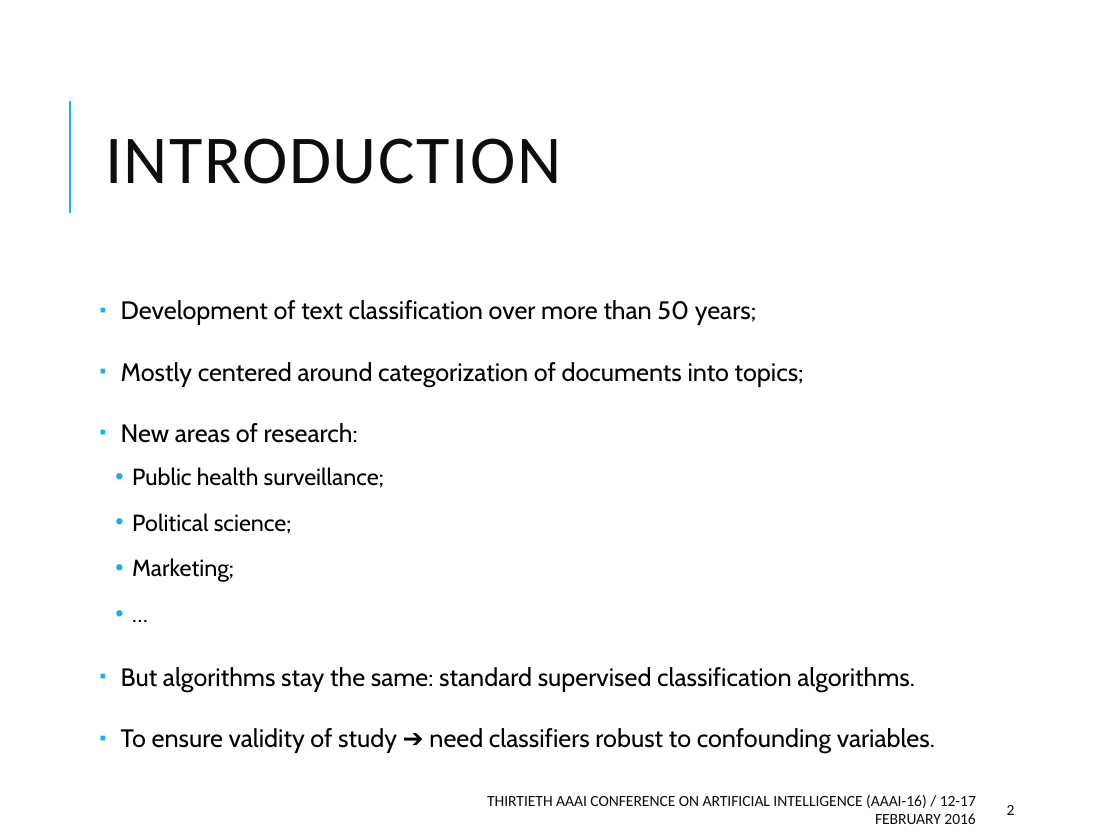
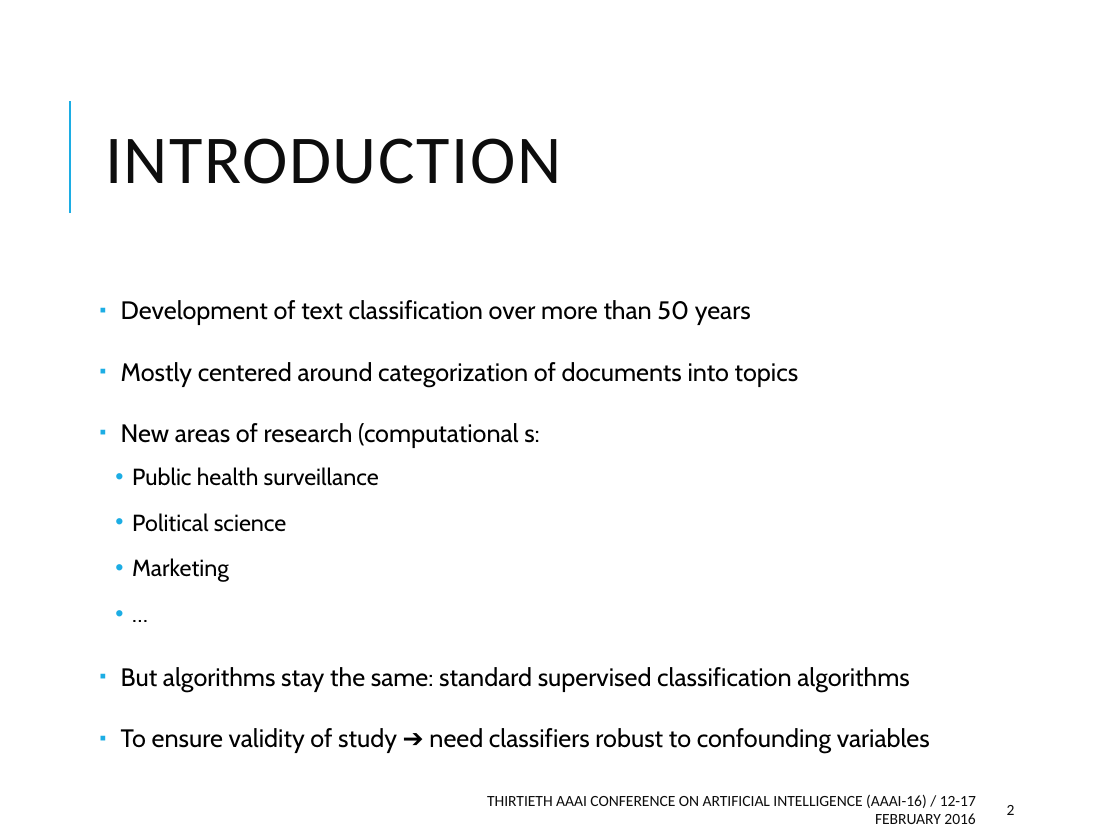
Before and after one commit to tapilab/aaai-2016-robust, a slide deck: slide 2 of slides/slides.pptx. Drawn at 1120x840 pixels with LibreOffice and Linux fonts; fonts in the diff are those of the drawing. Boxes give left, top, right and bottom in pixels: in the first picture for what was removed or moved away, otherwise in the second. Text is boxed around its words. In the diff, an @@ line names an element or a change of style, - is before the commit and + after.

Commit message:
update slides with some fixes

```diff
--- a/slides/slides.pptx
+++ b/slides/slides.pptx
@@ text at (x1=121, y1=300, x2=798, y2=582): text changed @@
-▪ Development of text classification over more than 50 years;
-▪ Mostly centered around categorization of documents into topics;
-▪ New areas of research:
-  • Public health surveillance;
-  • Political science;
-  • Marketing;
+▪ Development of text classification over more than 50 years
+▪ Mostly centered around categorization of documents into topics
+▪ New areas of research (computational s:
+  • Public health surveillance
+  • Political science
+  • Marketing
@@ text at (x1=121, y1=667, x2=930, y2=753): text changed @@
-▪ But algorithms stay the same: standard supervised classification algorithms.
-▪ To ensure validity of study ➔ need classifiers robust to confounding variables.
+▪ But algorithms stay the same: standard supervised classification algorithms
+▪ To ensure validity of study ➔ need classifiers robust to confounding variables
```
Also in this commit, not shown: 7 other slides changed, 3 slides added, 1 other file.
